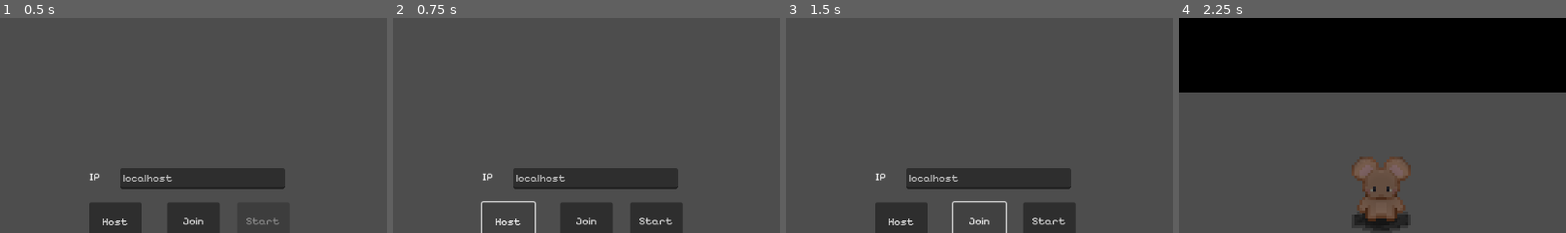
Above: before the commit, frames 1-4 (left to right).
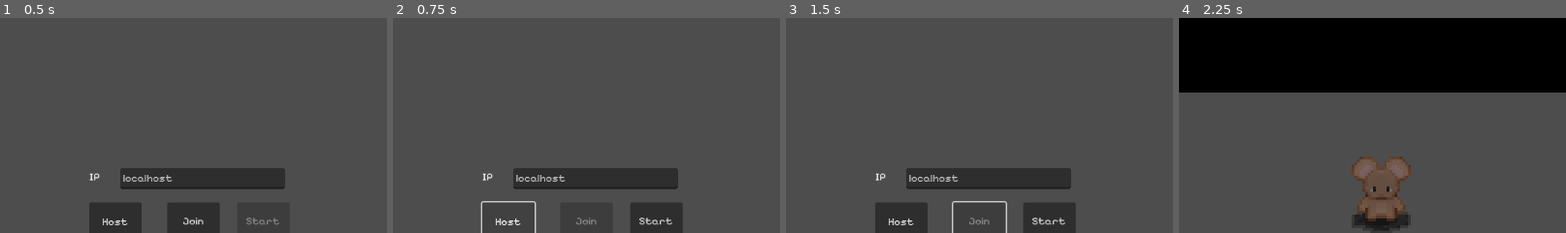
Above: after the commit, the same moments.

Repository: ej31415/Rat
Game: Godot game, scene res://main.tscn
Same seed, same stepped clock (60 frames per second), same inputs: the game is played once before the commit and once after it.
Inputs (mouse positions are % of the whole screen's width and height, from its top left):
- Up to frame 1 (0.5 s): no input
- Up to frame 2 (0.75 s): click "Host" at 0.5 s
- Up to frame 3 (1.5 s): click (49, 61) at 1.25 s, where only the run before the commit has a clickable "Join"
- Up to frame 4 (2.25 s): click "Start" at 2 s
The pictures show only the part of the screen within x 24-74%, y 13-63%; the shares and areas given below are measured in that part.

Frame 1 is identical in both runs. In frame 2, less than 0.1% of the frame differs, in the area x 47-53%, y 92-96%; in frame 3, less than 0.1%, in the area x 47-53%, y 92-97%; in frame 4, nothing differs.

Commit message:
host/join disabling ui

Diff:
--- a/main.gd
+++ b/main.gd
@@ -24,6 +24,7 @@
 	multiplayer.peer_connected.connect(_add_player)
 	_add_player()
 	$StartMenu/start.disabled = false
+	$StartMenu/join.disabled = true
 	is_host = true
 
 func _add_player(id = 1):
@@ -42,6 +43,7 @@
 func _on_join_pressed():
 	peer.create_client($StartMenu/ip.text, 135)
 	multiplayer.multiplayer_peer = peer
+	$StartMenu/host.disabled = true
 
 func _on_start_pressed():
 	var maze = $Map.get_maze()
